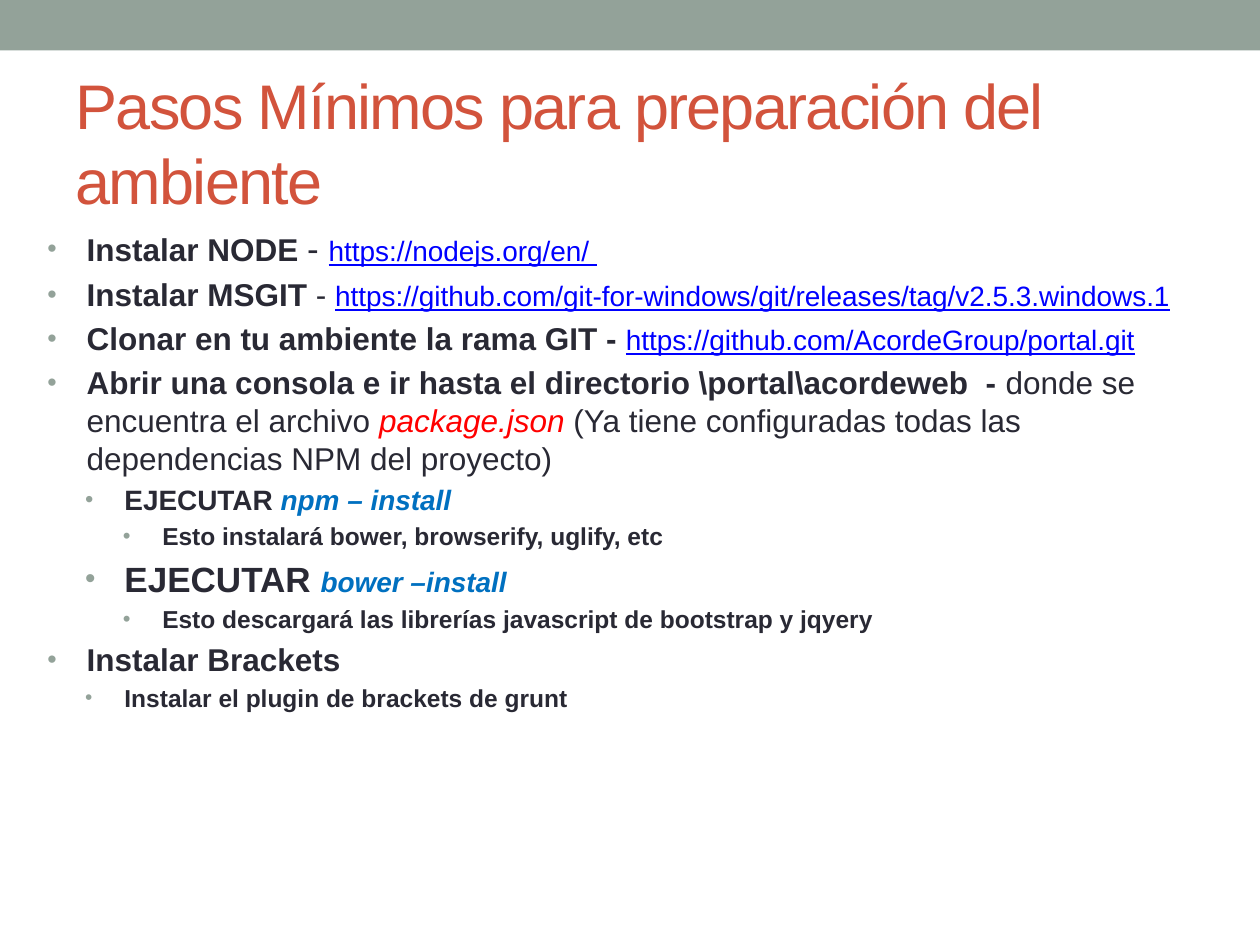
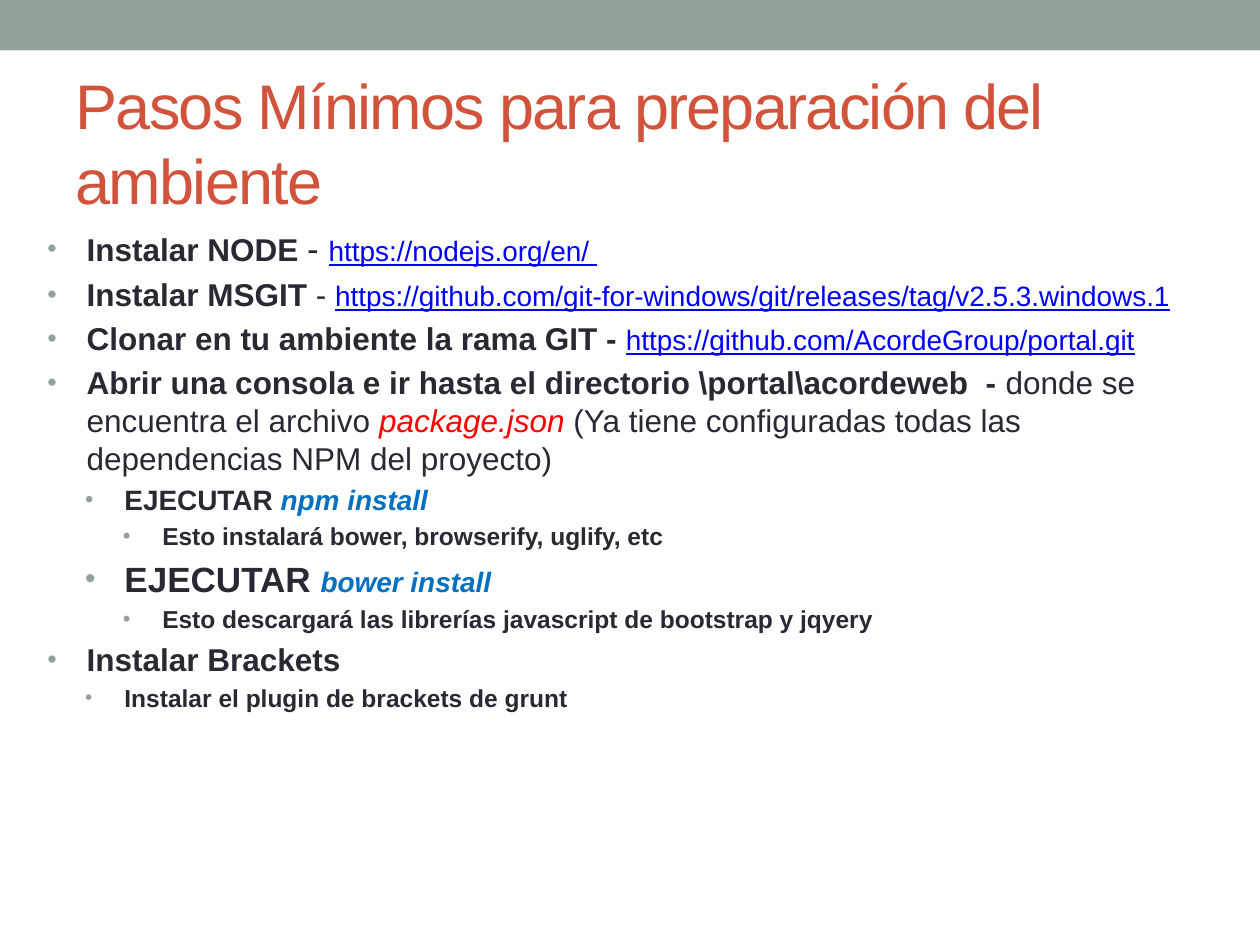
Before and after one commit to AcordeGroup/portal, a slide deck: slide 4 of bitacora_desarrollo.pptx. Drawn at 1260x945 pixels with LibreOffice and Linux fonts; fonts in the diff are those of the drawing. Boxes give left, top, right and bottom in pixels: in the first picture for what was removed or moved away, otherwise in the second. Text is boxed around its words. In the diff, an @@ line names an element or a change of style, - is before the commit and + after.

Commit message:
se actualiza la sección de instalación rápida para quitar el guión de el comando "install" para npm y bower

```diff
--- a/bitacora_desarrollo.pptx
+++ b/bitacora_desarrollo.pptx
@@ text at box(124, 489, 428, 515): text changed @@
-  • EJECUTAR npm – install
+  • EJECUTAR npm install
@@ text at box(124, 567, 491, 593): text changed @@
-  • EJECUTAR bower –install
+  • EJECUTAR bower install
```
